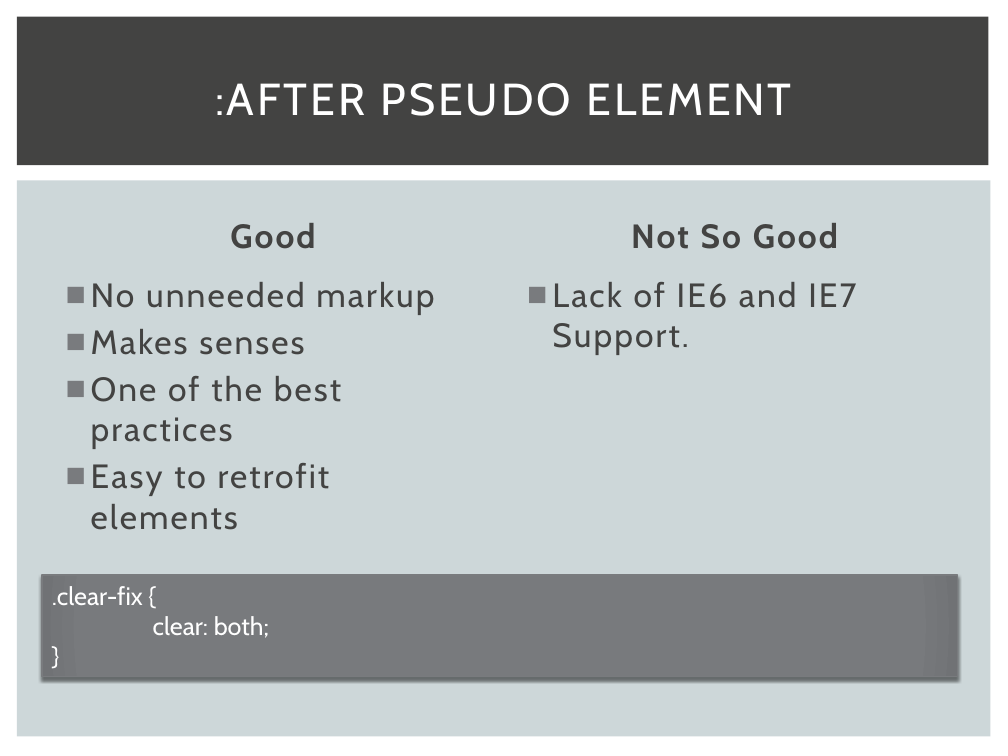
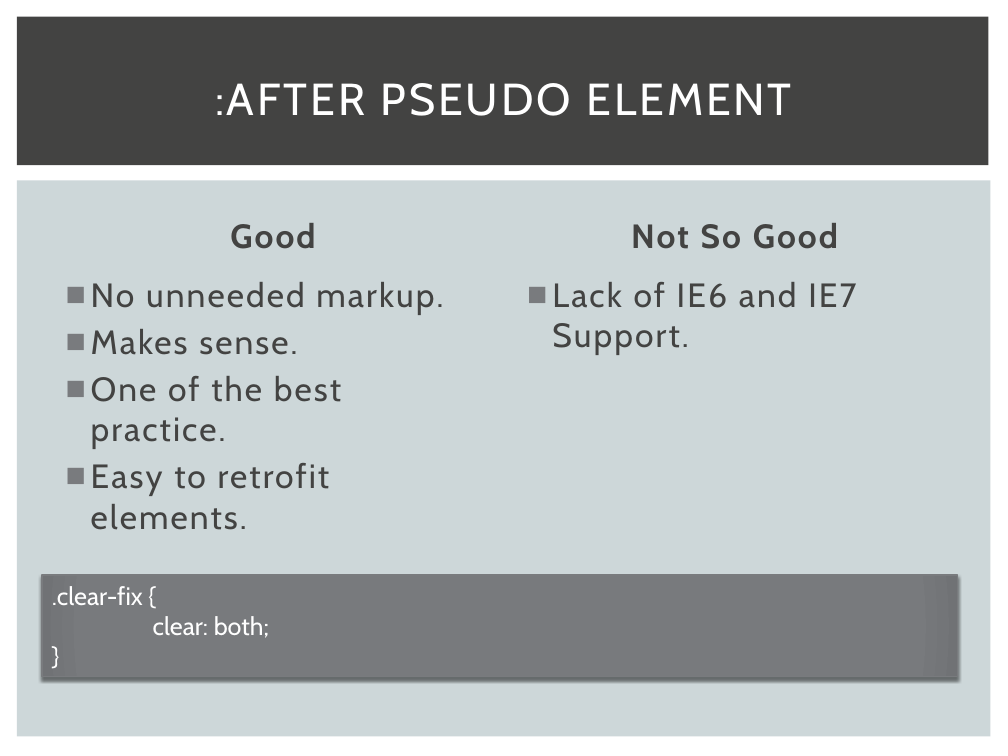
Before and after one commit to danhahn/app-talk, a slide deck: slide 15 of tech-talk.pptx. Drawn at 1008x756 pixels with LibreOffice and Linux fonts; fonts in the diff are those of the drawing. Boxes give left, top, right and bottom in pixels: in the first picture for what was removed or moved away, otherwise in the second. Text is boxed around its words. In the diff, an @@ line names an element or a change of style, - is before the commit and + after.

```diff
--- a/tech-talk.pptx
+++ b/tech-talk.pptx
@@ text at <box>91,282,443,530</box>: text changed @@
-■ No unneeded markup
-■ Makes senses
-■ One of the best practices
-■ Easy to retrofit elements
+■ No unneeded markup.
+■ Makes sense.
+■ One of the best practice.
+■ Easy to retrofit elements.
```
Also in this commit, not shown: 14 other slides changed.
